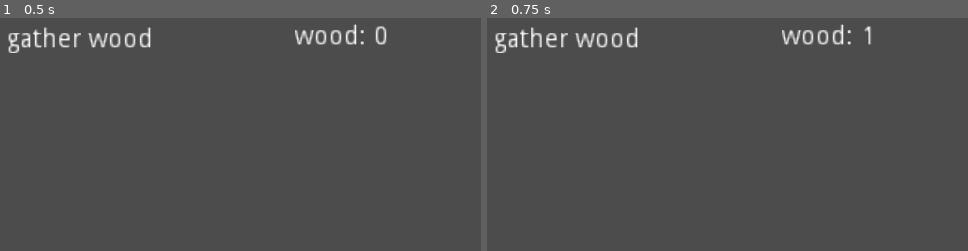
Above: before the commit, frames 1-2 (left to right).
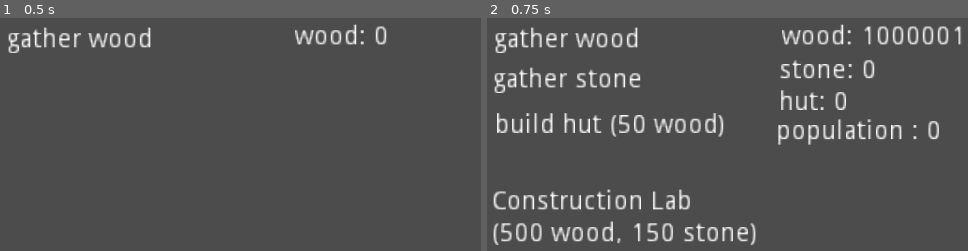
Above: after the commit, the same moments.

Repository: JacoDepa/From-the-Origin
Game: Godot game, scene res://Home.tscn
The game is run twice, just before and just after one commit, with the same random seed, the same clock (stepped at 60 frames per second) and the same inputs.
Inputs (mouse positions are in pixels of both pictures, inside the frame that each line leads up to):
- Up to frame 1 (0.5 s): no input
- Up to frame 2 (0.75 s): tap Enter at 0.5 s; move the mouse to (568, 41) at 0.52 s; click (568, 41) at 0.67 s

Frame 1 is identical in both runs. In frame 2, 8.5% of the frame differs, in the area x 1-99%, y 3-98%.

Commit message:
added iron pickaxe to construction lab

Diff:
--- a/Home.tscn
+++ b/Home.tscn
@@ -65,6 +65,9 @@
 [sub_resource type="RectangleShape2D" id=22]
 
 [sub_resource type="RectangleShape2D" id=23]
+
+[sub_resource type="RectangleShape2D" id=24]
+extents = Vector2( 216.692, 16.0655 )
 
 [node name="Node" type="Node"]
 script = ExtResource( 1 )
@@ -830,6 +833,26 @@
 margin_right = 640.822
 margin_bottom = 299.869
 text = "+0 fur in 30 sec"
+
+[node name="buy_iron_pickaxe" type="Area2D" parent="."]
+editor/display_folded = true
+visible = false
+position = Vector2( 217.43, 201.954 )
+__meta__ = {
+"_edit_group_": true
+}
+
+[node name="CollisionShape2D" type="CollisionShape2D" parent="buy_iron_pickaxe"]
+position = Vector2( 13.9279, 1.54755 )
+shape = SubResource( 24 )
+
+[node name="Label" type="Label" parent="buy_iron_pickaxe"]
+margin_left = -198.945
+margin_top = -10.5262
+margin_right = 13.0551
+margin_bottom = 3.47382
+rect_scale = Vector2( 2, 2 )
+text = "iron pickaxe (100 wood, 150 iron)"
 
 [connection signal="input_event" from="gather_wood" to="." method="_on_gather_wood_input_event"]
 [connection signal="input_event" from="gather_stone" to="." method="_on_gather_stone_input_event"]
@@ -863,3 +886,4 @@
 [connection signal="input_event" from="buy_leather" to="." method="_on_buy_leather_input_event"]
 [connection signal="input_event" from="hunter_plus" to="." method="_on_hunter_plus_input_event"]
 [connection signal="input_event" from="hunter_min" to="." method="_on_hunter_min_input_event"]
+[connection signal="input_event" from="buy_iron_pickaxe" to="." method="_on_buy_iron_pickaxe_input_event"]
--- a/test.gd
+++ b/test.gd
@@ -4,8 +4,8 @@
 onready var hut = 0
 onready var pop = 0
 onready var food = 0
-onready var wood = 0
-onready var stone = 0
+onready var wood = 1000000
+onready var stone = 1000000
 onready var nwood = 50
 onready var flag = 0
 onready var lumberjack = 0
@@ -42,13 +42,6 @@
 onready var can_gather_fur = true
 
 
-"""
-#food timer
-onready var food_pay_timer = null
-onready var food_pay_delay = 10
-onready var time_to_pay_food = true
-"""
-
 #Buttons
 onready var gather_wood = get_node("gather_wood")
 onready var gather_stone = get_node("gather_stone")
@@ -108,13 +101,16 @@
 onready var market = get_node("market")
 onready var hunting_hut = get_node("hunting_hut")
 
-#items
+	#items
+#construction lab
 onready var pickaxe = get_node("buy_pickaxe")
 onready var axe = get_node("buy_axe")
 onready var hoe = get_node("buy_hoe")
+onready var bow = get_node("buy_bow")
+onready var iron_pickaxe = get_node("buy_iron_pickaxe")
+#market
 onready var string = get_node("buy_string")
 onready var bone = get_node("buy_bone")
-onready var bow = get_node("buy_bow")
 onready var compass = get_node("buy_compass")
 onready var leather = get_node("buy_leather")
 
@@ -176,14 +172,6 @@
 	timerHunter.connect("timeout", self, "on_timeout_complete_fur")
 	add_child(timerHunter)
 
-	"""
-	#time to pay food timer
-	food_pay_timer = Timer.new()
-	food_pay_timer.set_one_shot(true)
-	food_pay_timer.set_wait_time(food_pay_delay)
-	food_pay_timer.connect("time_to_pay_food", self, "time_to_pay_food")
-	add_child(food_pay_timer)
-	"""
 
 	#makes works and works num non visible
 	lumberjack_plus.visible = false
@@ -238,14 +226,6 @@
 	pass
 
 
-"""
-#activate time to pay food
-func time_to_pay_food():
-	time_to_pay_food = true
-	auto_pay_food()
-"""
-
-
 #activate wood auto gather
 func on_timeout_complete_wood():
 	#activate wood auto gather
@@ -668,47 +648,6 @@
 	else:
 		pass
 
-
-
-"""
-#automatically subtruct 10 food per hut every 2.5 min
-func auto_pay_food():
-	if hut > 0:
-		if time_to_pay_food == true:
-			time_to_pay_food = false
-			food_pay_timer.start()
-			if food >= (10*hut):
-				food -= (10*hut)
-				num_food.text = str("food: ",food)
-			elif food < (10*hut):
-				pop -= 1
-				num_pop.text = str("population: ",pop)
-			elif pop == 0:
-				randomize()
-				var random_num = randi() % 16
-				print(random_num)
-
-				if random_num <= 5:
-					lumberjack -= 1
-					num_lumberjack.text = str("lumberjack: ",lumberjack)
-
-				elif random_num > 5 and random_num <= 10:
-					stone_gatherer -= 1
-					num_stone_gatherer.text = str("stone gatherer: ", stone_gatherer)
-
-				elif random_num > 10:
-					farmer -= 1
-					num_farmer.text = str("farmer: ", farmer)
-
-				else:
-					pass
-			else:
-				pass
-		else:
-			pass
-	else:
-		pass
-"""
 
 func _on_constructionLab_input_event(viewport, event, shape_idx):
 
@@ -785,10 +724,16 @@
 				axe.visible = true
 				hoe.visible = true
 				exit.visible = true
+
 				if n_string >= 5:
 					bow.visible = true
 				else:
 					bow.visible = false
+
+				if iron >= 70 and bow.visible == true:
+					iron_pickaxe.visible = true
+				else:
+					iron_pickaxe.visible = false
 
 	pass # Replace with function body.
 
@@ -836,7 +781,7 @@
 			info_lumberjack.visible = true
 			info_stone_gatherer.visible = true
 			need_food.visible = true
-			num_fur.visible = true
+
 
 
 
@@ -884,10 +829,12 @@
 				hunter_min.visible = true
 				hunter_plus.visible = true
 				nhunter.visible = true
+				num_fur.visible = true
 			else:
 				hunter_min.visible = false
 				hunter_plus.visible = false
 				nhunter.visible = false
+				num_fur.visible = false
 
 
 
@@ -902,6 +849,7 @@
 			bow.visible = false
 			compass.visible = false
 			leather.visible = false
+			iron_pickaxe.visible = false
 
 			if n_string > 0:
 				num_string.visible = true
@@ -1107,6 +1055,7 @@
 				nhunter.visible = false
 				info_hunter.visible = false
 				num_fur.visible = false
+				iron_pickaxe.visible = false
 
 				#makes things visible
 				exit.visible = true
@@ -1221,3 +1170,15 @@
 	if hunter == 0:
 		info_hunter.visible = false
 	pass # Replace with function body.
+
+
+func _on_buy_iron_pickaxe_input_event(viewport, event, shape_idx):
+	if event is InputEvent:
+		if event.is_pressed():
+			if wood >= 100 and iron >= 150:
+				wood -= 100
+				iron -= 150
+				num_wood.text = str("wood: ", wood)
+				num_iron.text = str("iron: ", iron)
+				get_node("buy_iron_pickaxe/Label").text = str("iron pickaxe (bought)")
+	pass # Replace with function body.
Not shown: 1 places in Home.tscn that only renumber resources
